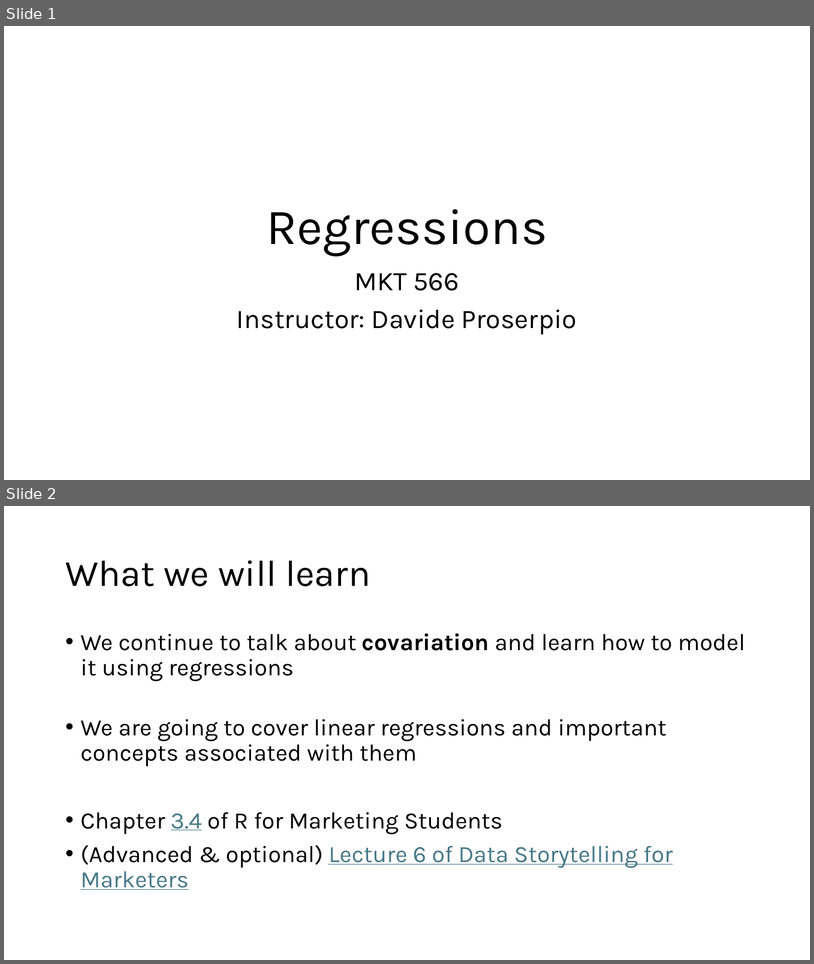
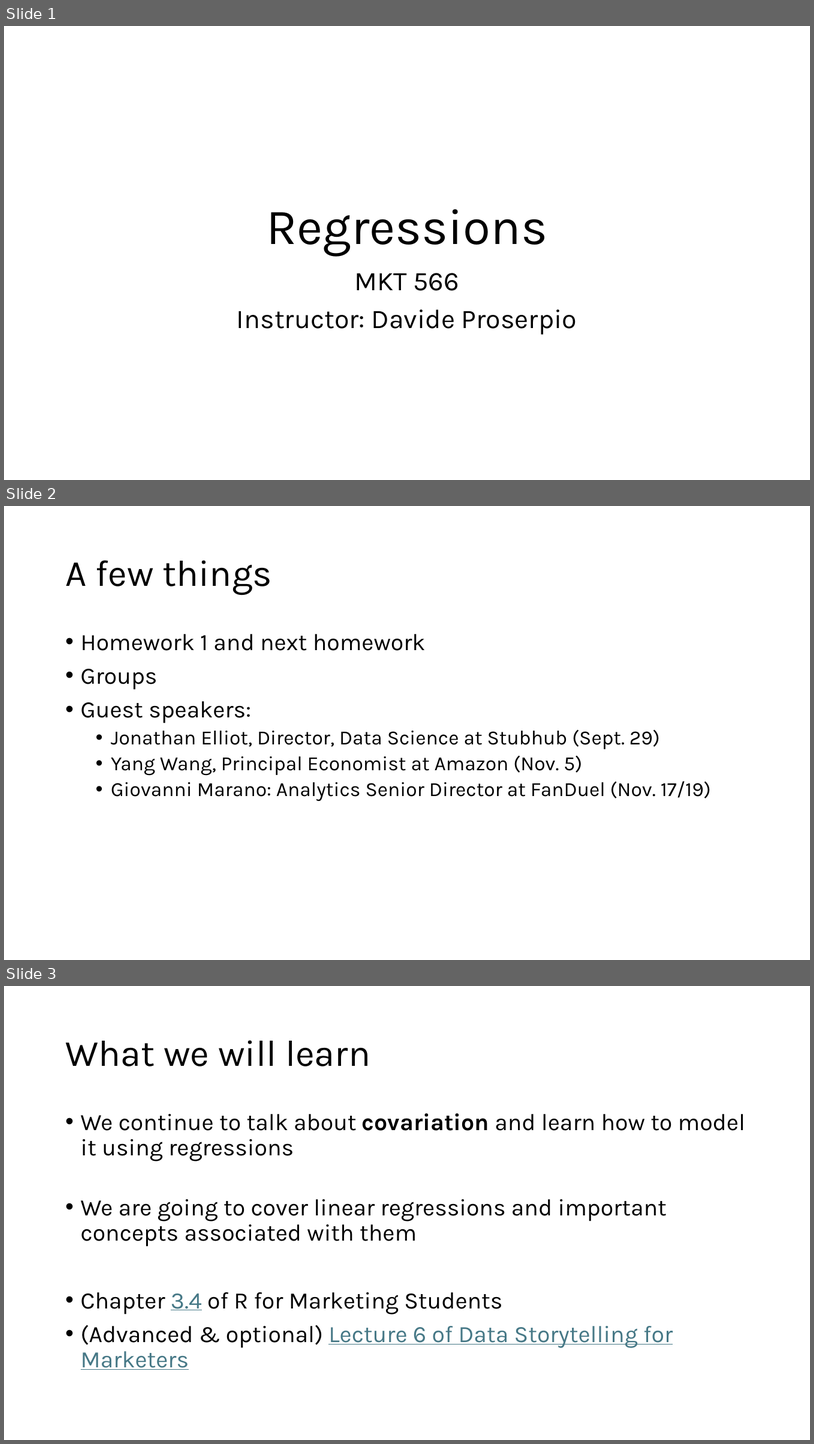
Before and after one commit to dadepro/mkt566, a slide deck: w4/w4-1-ols.pptx. Shown one above the other, each under a label of ours: slides 1 and 2 before the commit, slides 1, 2 and 3 after it. The pictures are 814x964 and 814x1444 pixels, drawn with LibreOffice and Linux fonts; fonts in the diff are those of the drawing. Boxes give left, top, right and bottom in pixels: in the first picture for what was removed or moved away, otherwise in the second. Text is boxed around its words. In the diff, an @@ line names an element or a change of style, - is before the commit and + after.

Commit message:
slides w4

```diff
--- a/w4/w4-1-ols.pptx
+++ b/w4/w4-1-ols.pptx
@@ slide 2 added at [4,506,810,960], background #FFFFFF @@
@@ title added at [65,560,272,595], 44 pt, text #000000 @@
+A few things
@@ text added at [81,634,711,801], 24 pt, text #000000 @@
+• Homework 1 and next homework
+• Groups
+• Guest speakers:
+  • Jonathan Elliot, Director, Data Science at Stubhub (Sept. 29)
+  • Yang Wang, Principal Economist at Amazon (Nov. 5)
+  • Giovanni Marano: Analytics Senior Director at FanDuel (Nov. 17/19)
@@ what was slide 2 is now slide 3 @@
```
Also in this commit, not shown: 1 other file.
